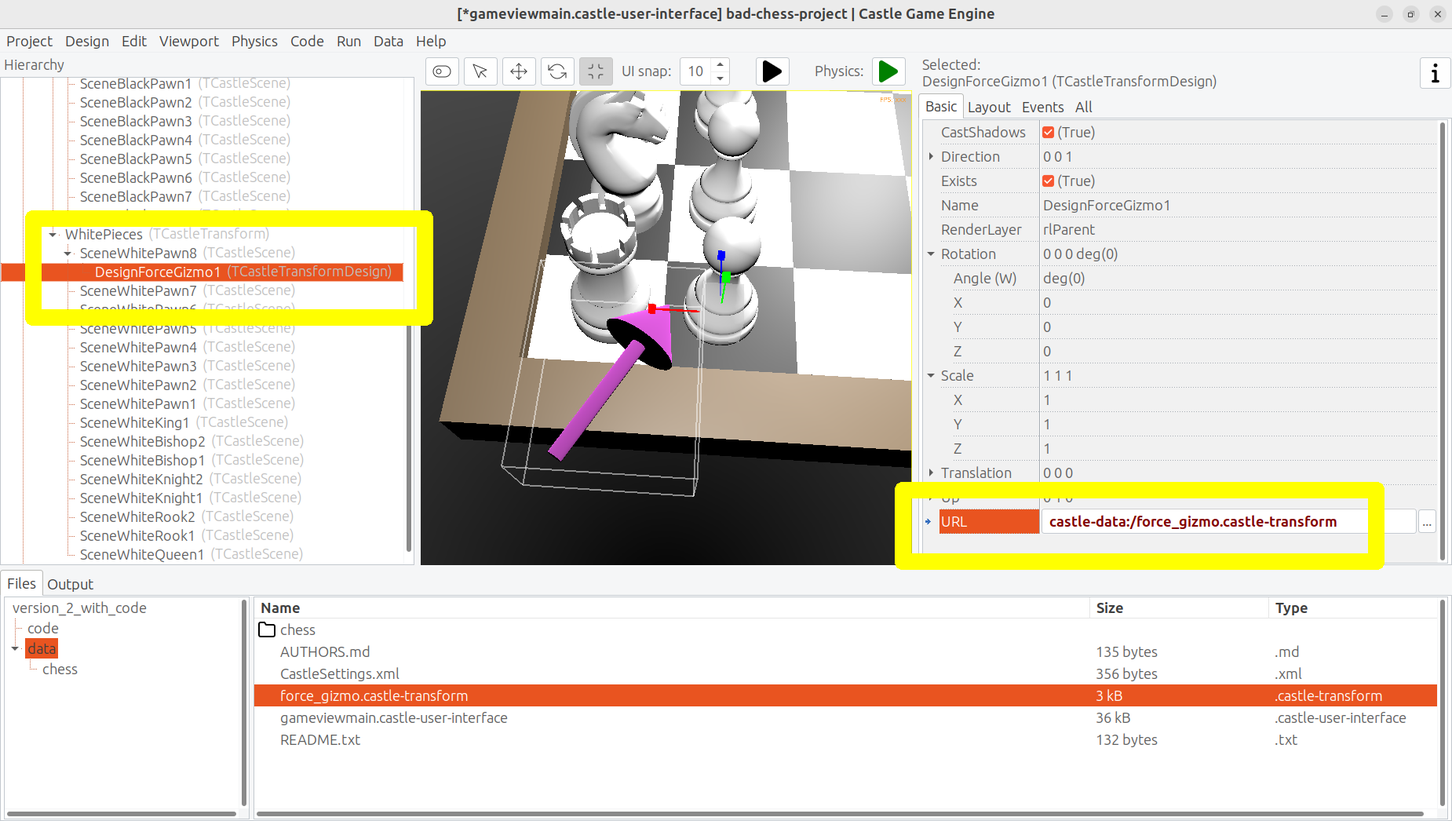
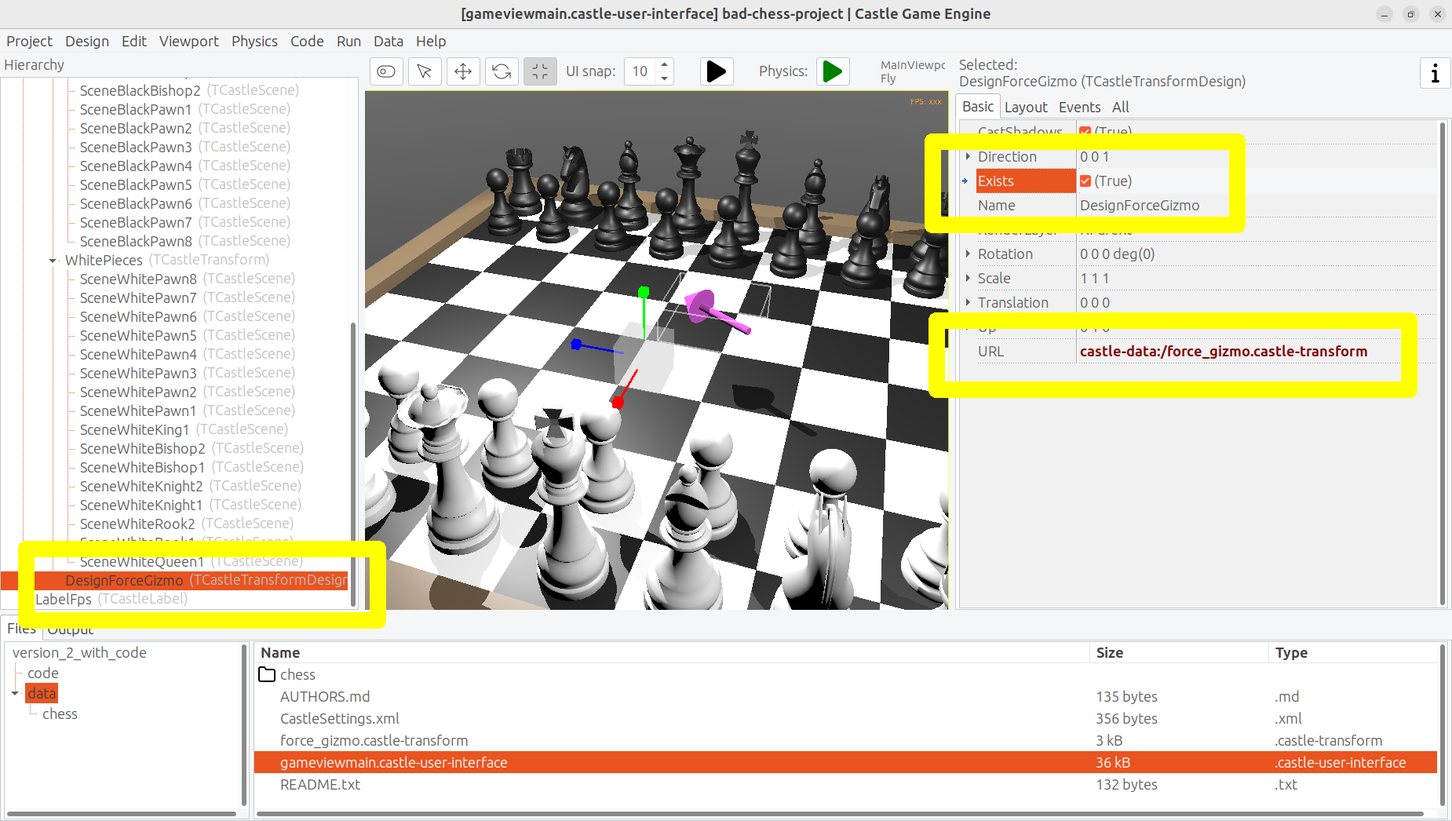
The second 1452 × 821 image is a revision of the first. Changes to its layers:
painted on "Warstwa" over [left=18, top=133, right=1418, bottom=629]
renamed "Zrzut ekranu z 2023-10-21 19-46-52.png" to "Tło", painted on it over [left=0, top=7, right=1452, bottom=792]
